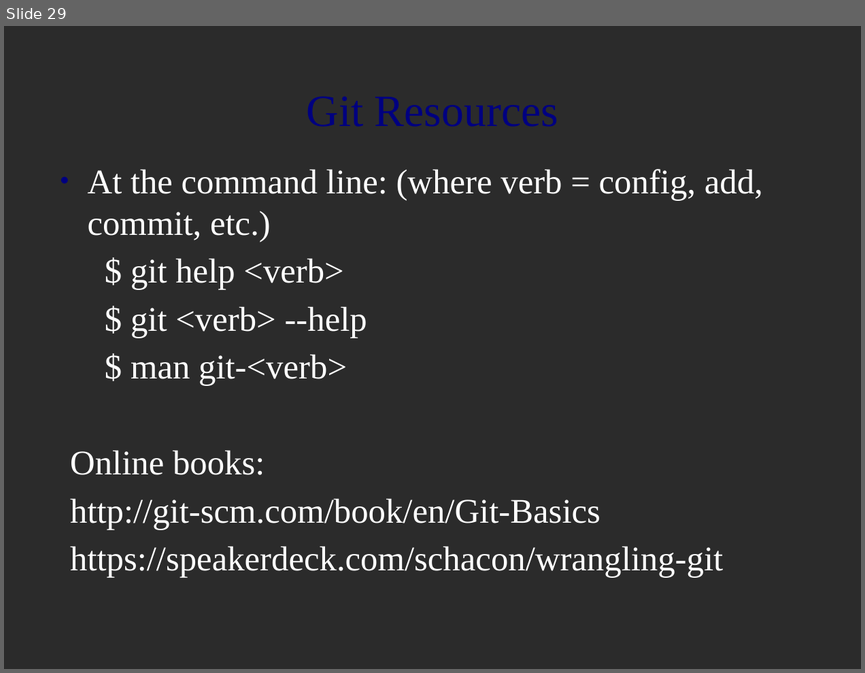
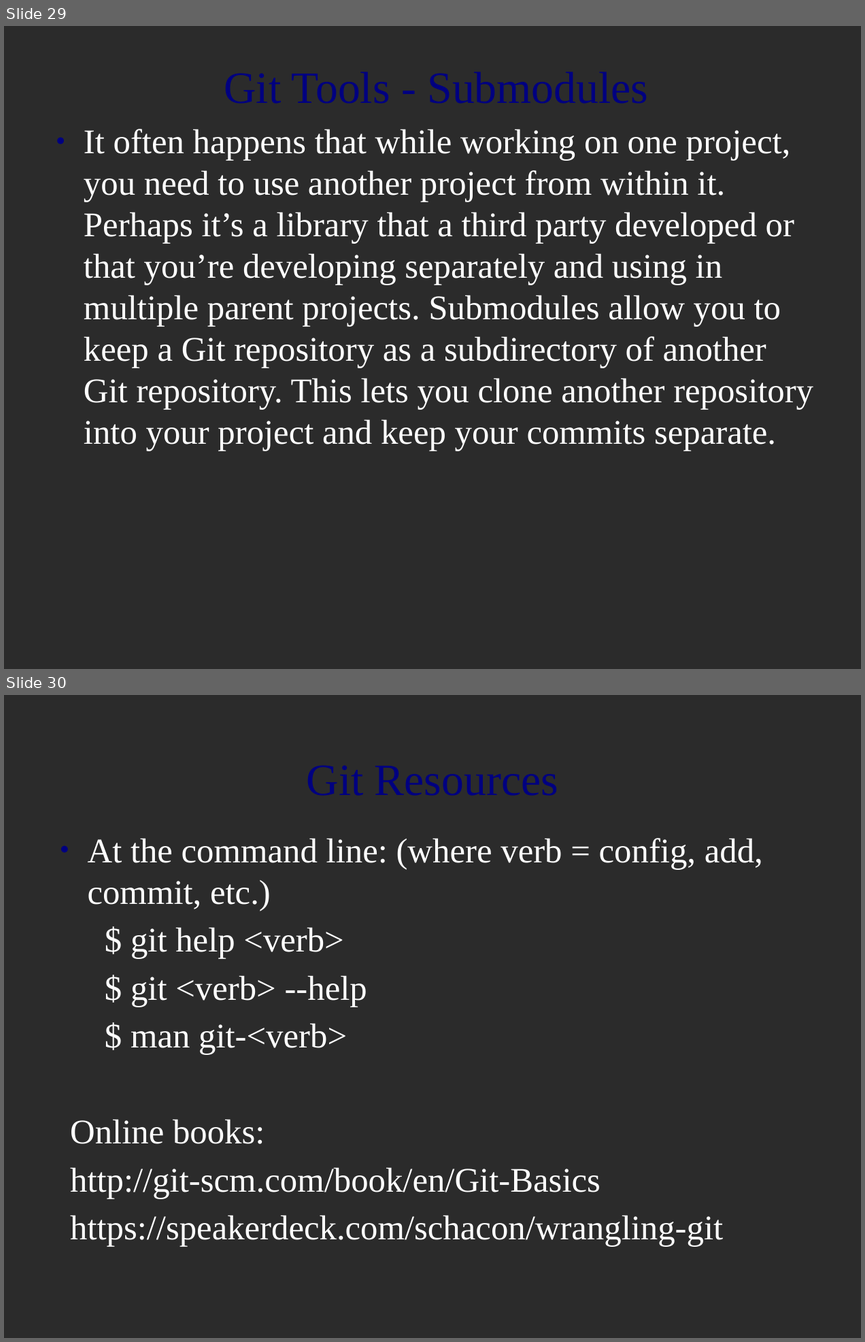
Before and after one commit to MariamP/myRepo, a slide deck: git_intro.odp. Shown one above the other, each under a label of ours: slide 29 before the commit, slides 29 and 30 after it. The pictures are 865x673 and 865x1342 pixels, drawn with LibreOffice and Linux fonts; fonts in the diff are those of the drawing; background and template pictures are left out; a plain dark background stands for a picture behind light text. Boxes give left, top, right and bottom in pixels: in the first picture for what was removed or moved away, otherwise in the second. Text is boxed around its words. In the diff, an @@ line names an element or a change of style, - is before the commit and + after.

Commit message:
- Added information about git submodules.

```diff
--- a/git_intro.odp
+++ b/git_intro.odp
@@ slide 29 added at <box>4,26,861,669</box>, background picture (left out) @@
@@ text added at <box>84,129,813,451</box>, 32 pt, text #FFFFFF @@
+● It often happens that while working on one project, you need to use another project from within it. Perhaps it’s a library that a third party developed or that you’re developing separately and using in multiple parent projects. Submodules allow you to keep a Git repository as a subdirectory of another Git repository. This lets you clone another repository into your project and keep your commits separate.
@@ title added at <box>181,337,226,361</box>, 41.4 pt, text #000080 @@
+Git Tools - Submodules
@@ what was slide 29 is now slide 30 @@
```
